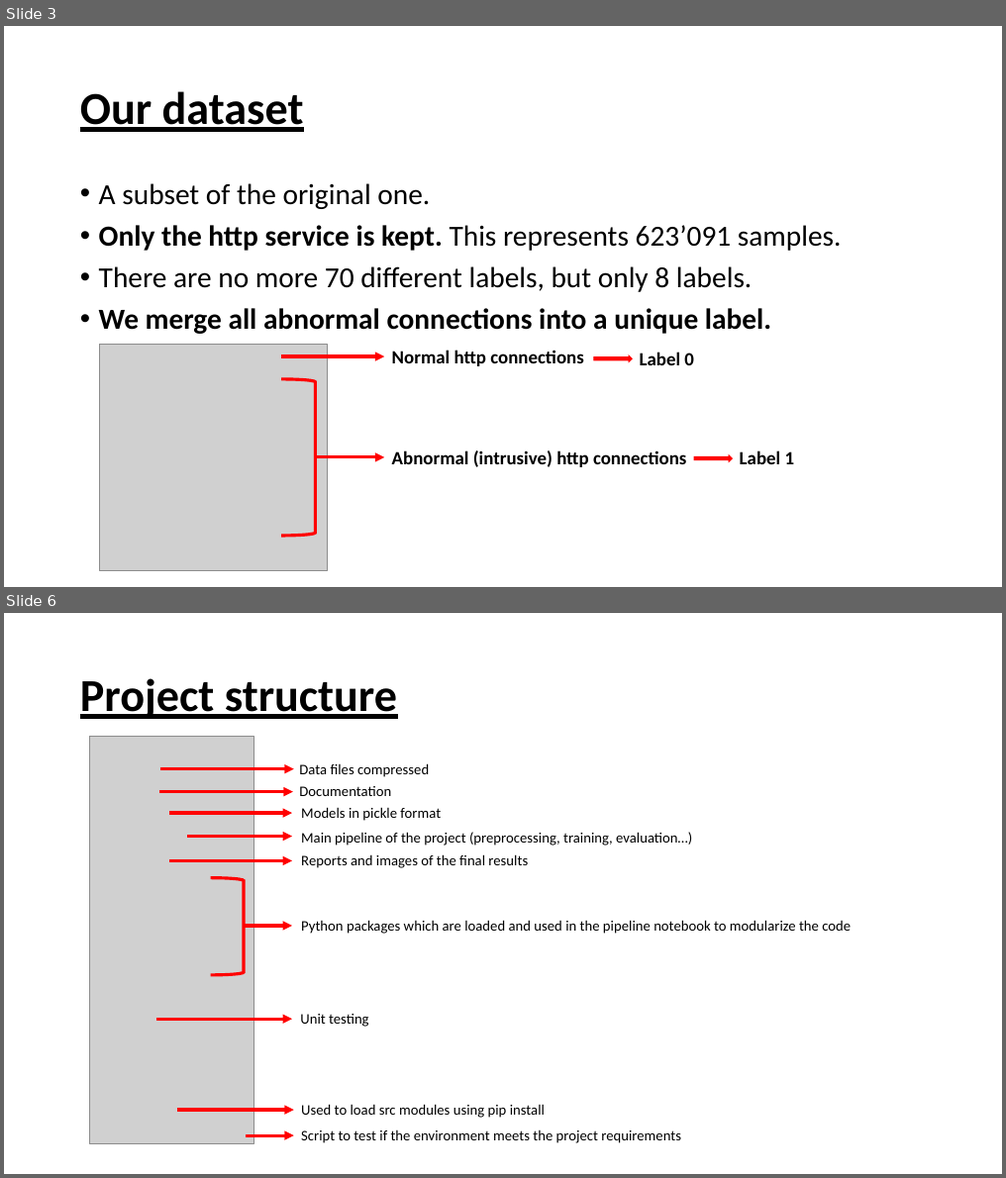
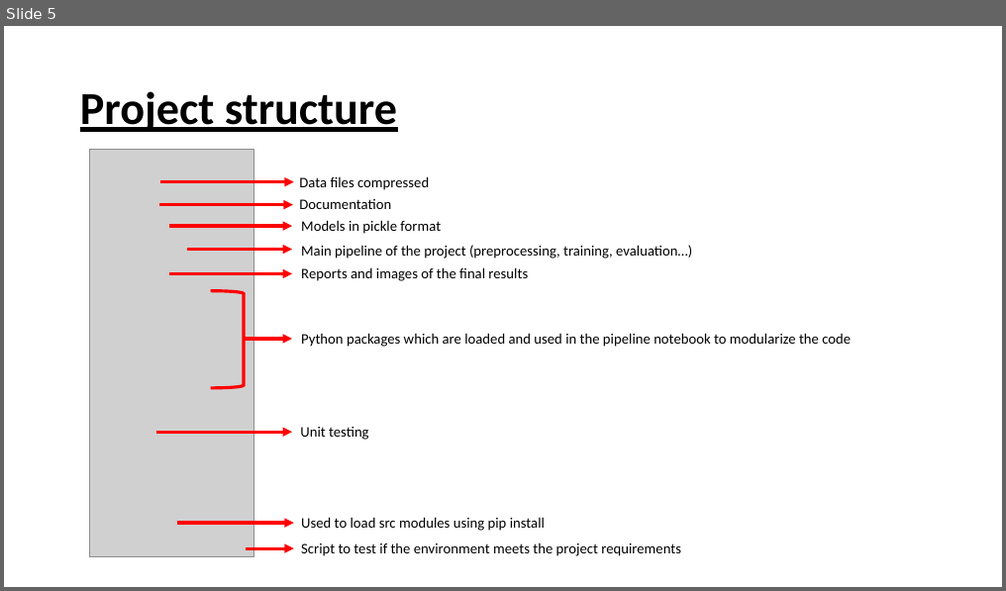
Before and after one commit to gatrikh/project_m05, a slide deck: docs/Presentation.pptx. Shown one above the other, each under a label of ours: slides 3 and 6 before the commit, slide 5 after it; the slides between them are not shown. The pictures are 1006x1178 and 1006x591 pixels, drawn with LibreOffice and Linux fonts; fonts in the diff are those of the drawing; grey boxes stand for pictures. Boxes give left, top, right and bottom in pixels: in the first picture for what was removed or moved away, otherwise in the second. Text is boxed around its words. In the diff, an @@ line names an element or a change of style, - is before the commit and + after.

```diff
--- a/docs/Presentation.pptx
+++ b/docs/Presentation.pptx
@@ slide 3 removed at box(4, 26, 1002, 587), background #FFFFFF @@
@@ title removed at box(80, 91, 304, 132) @@
-Our dataset
@@ text removed at box(99, 183, 842, 334) @@
-• A subset of the original one.
-• Only the http service is kept. This represents 623’091 samples.
-• There are no more 70 different labels, but only 8 labels.
-• We merge all abnormal connections into a unique label.
@@ picture removed at box(100, 344, 328, 571) @@
@@ text removed at box(392, 350, 583, 367) @@
-Normal http connections
@@ text removed at box(640, 352, 694, 366) @@
-Label 0
@@ right bracket removed at box(282, 379, 316, 536) @@
@@ arrow removed from (282, 357) to (384, 357) @@
@@ right arrow removed at box(594, 356, 632, 363) @@
@@ arrow removed from (316, 458) to (384, 458) @@
@@ text removed at box(392, 451, 686, 468) @@
-Abnormal (intrusive) http connections
@@ right arrow removed at box(694, 456, 733, 462) @@
@@ text removed at box(740, 451, 795, 465) @@
-Label 1
@@ what was slide 6 is now slide 5 @@
```
Also in this commit, not shown: 4 slides changed, 2 slides added, 1 other slide removed, 2 other files.
